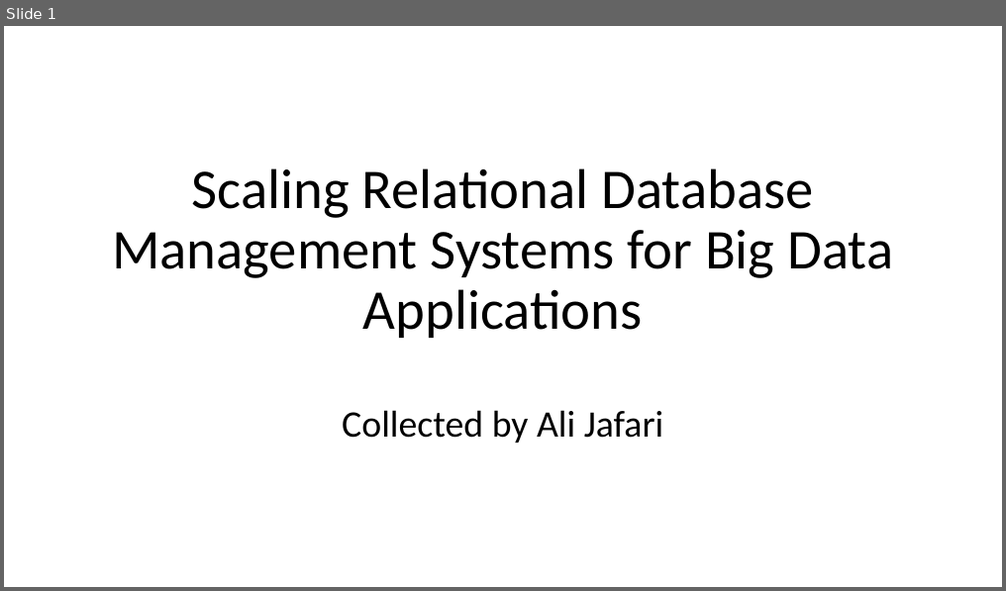
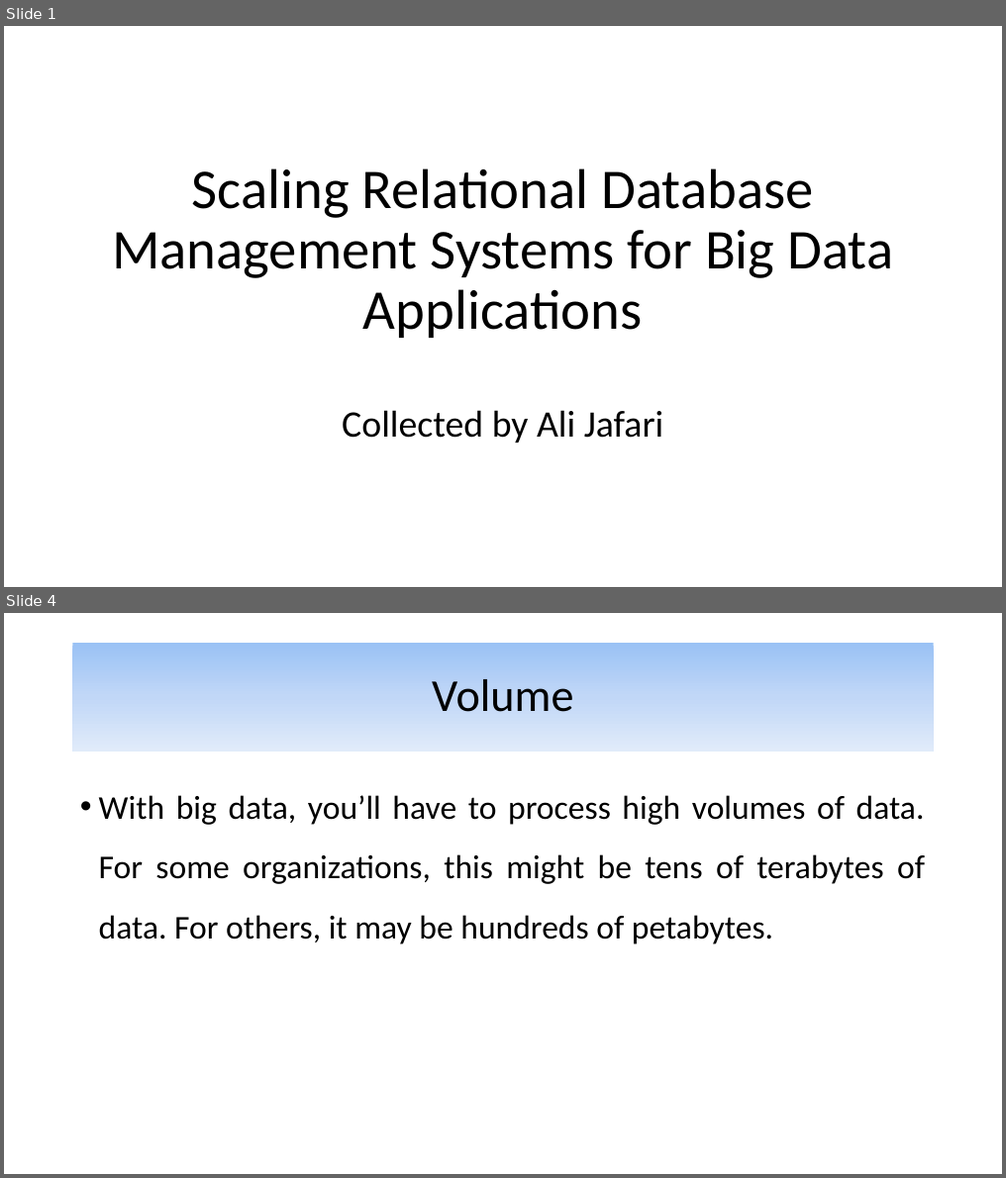
Before and after one commit to alijfri99/presentations, a slide deck: Advanced DBMS Presentation.pptx. Shown one above the other, each under a label of ours: slide 1 before the commit, slides 1 and 4 after it; the slides between them are not shown. The pictures are 1006x591 and 1006x1178 pixels, drawn with LibreOffice and Linux fonts; fonts in the diff are those of the drawing. Boxes give left, top, right and bottom in pixels: in the first picture for what was removed or moved away, otherwise in the second. Text is boxed around its words. In the diff, an @@ line names an element or a change of style, - is before the commit and + after.

```diff
--- a/Advanced DBMS Presentation.pptx
+++ b/Advanced DBMS Presentation.pptx
@@ slide 4 added at box(4, 613, 1002, 1174), background #FFFFFF @@
@@ title added at box(73, 643, 934, 752), fill gradient #9AC3F5 to #C2D8F8 to #E1EBFB, 44 pt, text #000000 @@
+Volume
@@ text added at box(99, 795, 925, 945), 32 pt, text #000000 @@
+• With big data, you’ll have to process high volumes of data. For some organizations, this might be tens of terabytes of data. For others, it may be hundreds of petabytes.
```
Also in this commit, not shown: 4 other slides added.
